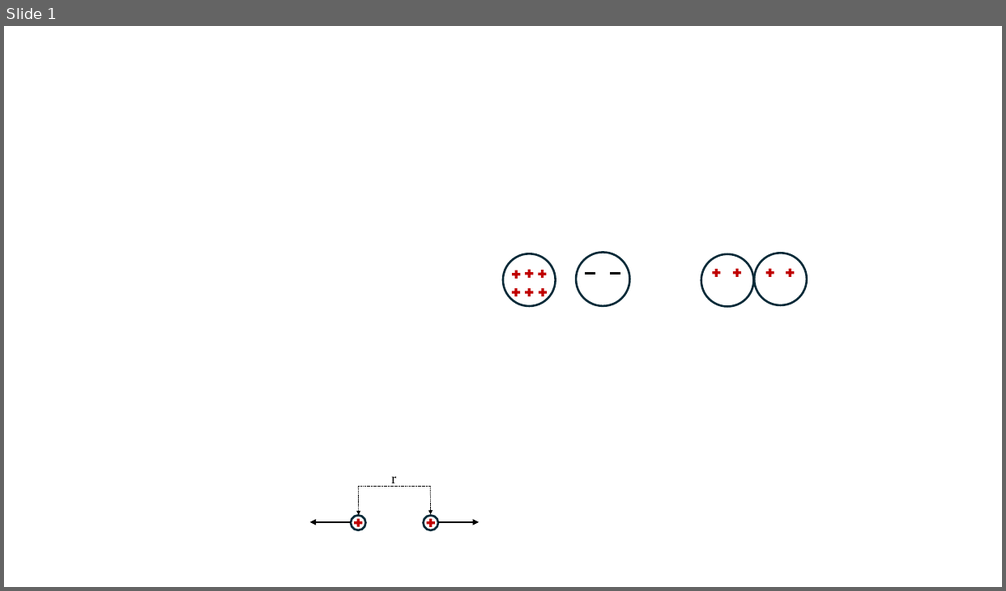
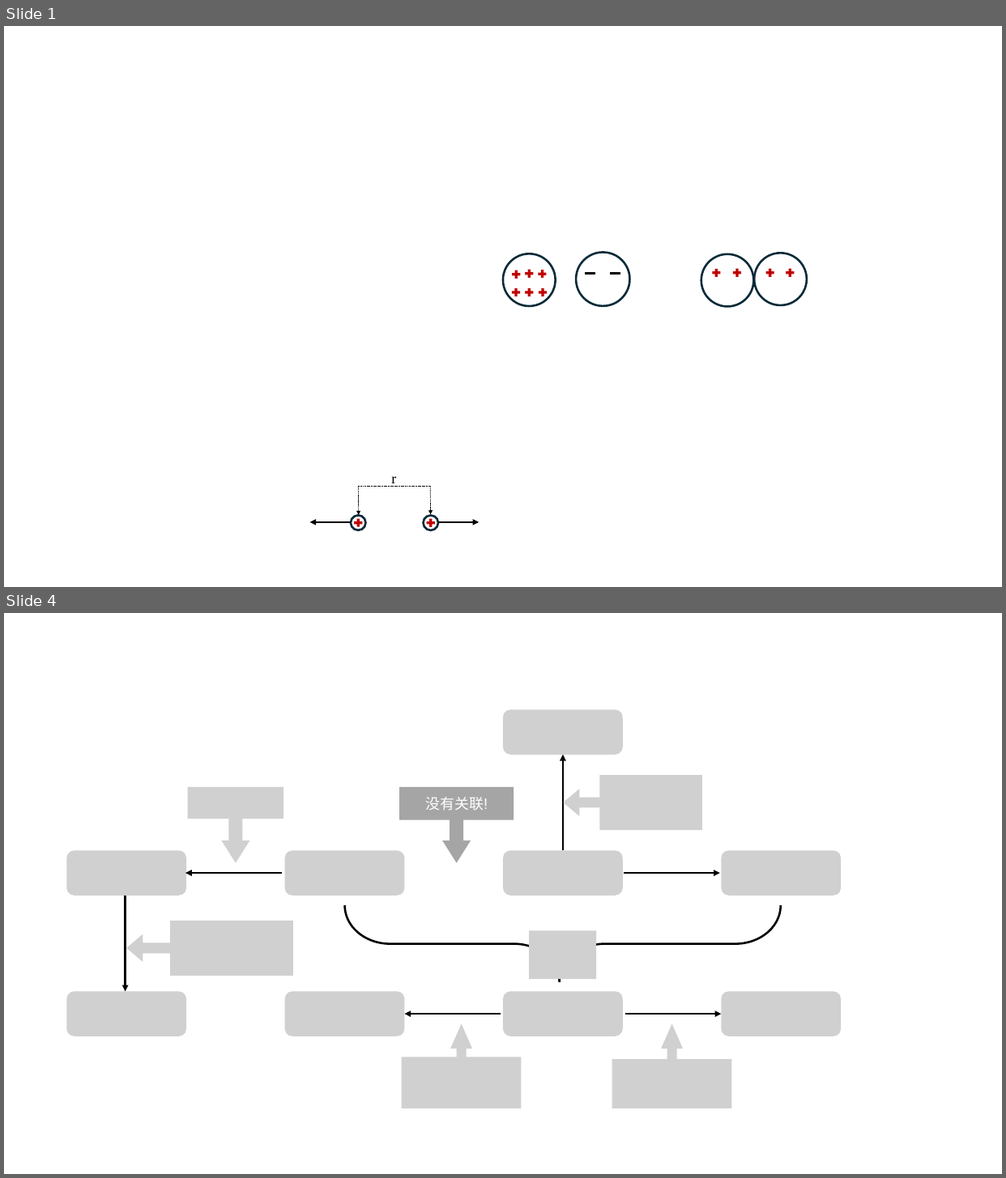
Before and after one commit to Richardxm2062/HS-Physics, a slide deck: Teacher/选修3-1/pictures/pictures.pptx. Shown one above the other, each under a label of ours: slide 1 before the commit, slides 1 and 4 after it; the slides between them are not shown. The pictures are 1006x591 and 1006x1178 pixels, drawn with LibreOffice and Linux fonts; fonts in the diff are those of the drawing; grey boxes stand for pictures. Boxes give left, top, right and bottom in pixels: in the first picture for what was removed or moved away, otherwise in the second. Text is boxed around its words. In the diff, an @@ line names an element or a change of style, - is before the commit and + after.

```diff
--- a/Teacher/选修3-1/pictures/pictures.pptx
+++ b/Teacher/选修3-1/pictures/pictures.pptx
@@ slide 4 added at (x1=4, y1=613, x2=1002, y2=1174), background #FFFFFF @@
@@ group added at (x1=67, y1=709, x2=841, y2=1109): 15 pictures, 6 arrows, 1 left arrow callout, 1 right brace @@
+没有关联!
```
Also in this commit, not shown: 3 other slides added, 3 other files.
